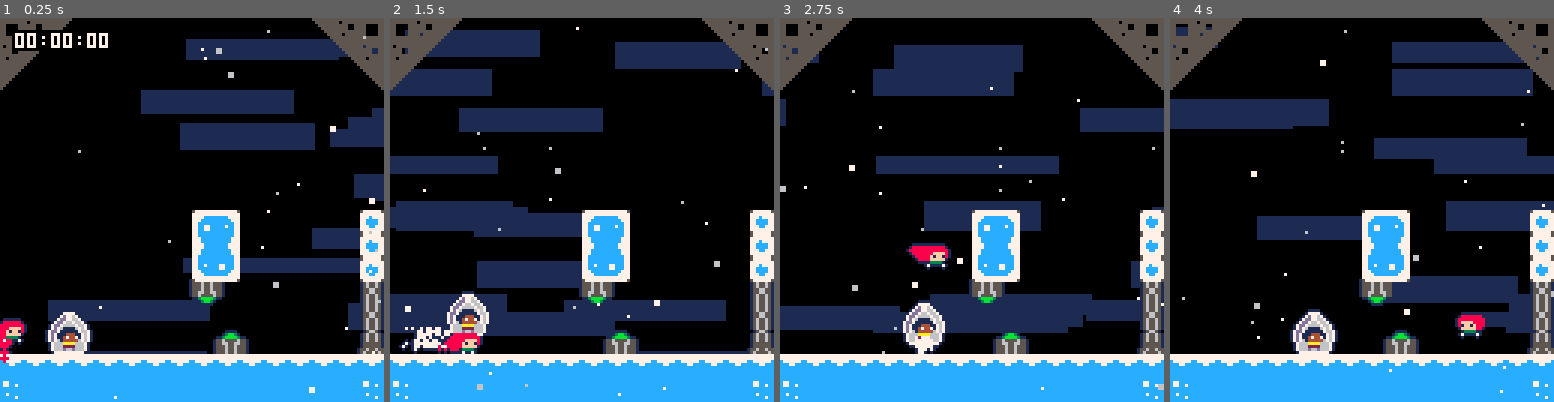
Above: before the commit, frames 1-4 (left to right).
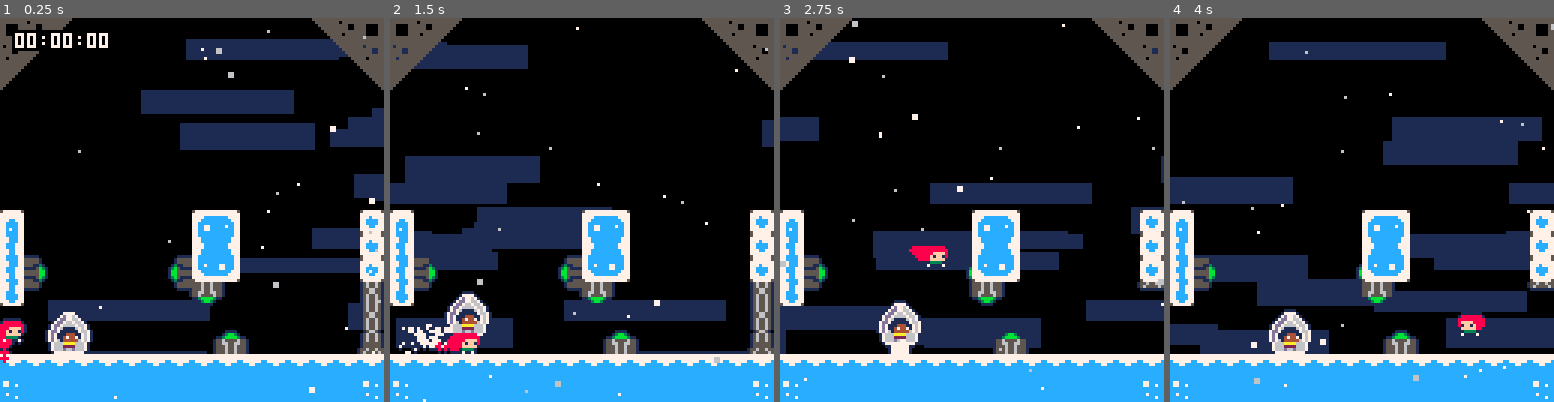
Above: after the commit, the same moments.

Repository: CelesteClassic/newleste.p8
Game: PICO-8 cartridge temple.p8
Two runs of this game, one before a commit and one after it. Both use one fixed random seed, a clock stepped at 60 frames per second and the inputs below.
Inputs:
- Up to frame 1 (0.25 s): no input
- Up to frame 2 (1.5 s): tap X (X key) at 0.33, 1.07 s; tap O (Z key) at 0.7 s
- Up to frame 3 (2.75 s): hold Right 1.6-2.1 s; tap O (Z key) at 1.7, 2.1, 2.5 s; tap X (X key) at 1.85 s; hold Up 2.15-2.42 s; hold Right from 2.47 s (still down)
- Up to frame 4 (4 s): tap O (Z key) at 2.9, 3.3, 3.7 s; tap X (X key) at 2.97 s; release Right at 3.03 s; hold Left 3.08-3.58 s; hold Down 3.63-3.97 s

The runs differ from the first frame. In frame 1, 2.5% of the frame differs, in the area x 0-50%, y 50-75%; in frame 2, 23%; in frame 3, 25%; in frame 4, 34%, in the area x 0-100%, y 1-98%.

Commit message:
horizontal buttons functionality

Diff:
--- a/temple.p8
+++ b/temple.p8
@@ -984,22 +984,27 @@
   layer=0,
   init=function(this)
     this.solid_obj=true
-    this.hitbox=rectangle(0,3,10,5)
+
     this.ogy=this.y
+    this.ogx=this.x
     this.diry=this.spr==68 and 1 or this.spr==69 and -1 or 0
+    this.dirx=this.spr==83 and -1 or this.spr==99 and 1 or 0
+    this.hitbox=this.diry==0 and rectangle(this.dirx==1 and 3 or 0,0,5,10) or rectangle(0,3,10,5)
     this.t=0
   end,
   update=function(this)
     if not this.active then
-      local hit=this.check(player,0,-this.diry) or this.check(theo_crystal,0,-this.diry)
+      local hit=this.check(player,-this.dirx,-this.diry) or this.check(theo_crystal,-this.dirx,-this.diry)
       if hit then
         --<theo_crystal> --
-        if hit.type==theo_crystal or (hit.dash_effect_time>3 and sign(hit.dash_target_y)==this.diry) then
+        if hit.type==theo_crystal or (hit.dash_effect_time>3 and
+        (this.diry==0 or sign(hit.dash_target_y)==this.diry) and
+        (this.dirx==0 or sign(hit.dash_target_x)==this.dirx)) then
           if hit.type==theo_crystal then
             -- TODO: make theo not bounce off, after fixing solids system for theo
           end
           --</theo_crystal> --
-          this.spd.y=3*this.diry
+          this.spd=vector(3*this.dirx,3*this.diry)
           this.active=true
           local closest
           for o in all(objects) do
@@ -1016,23 +1021,27 @@
         this.spd.y=sign(this.ogy-this.y)
       end
     else
-      this.spd.y=mid(this.ogy+6*this.diry-this.y,3,-3)
+      this.spd=vector(mid(this.ogx+6*this.dirx-this.x,3,-3),mid(this.ogy+6*this.diry-this.y,3,-3))
     end
     this.t=(this.t+1)%45
   end,
   draw=function(this)
-    local l=this.t
-    local x,y=this.x,this.y
-    if this.diry==1 then
-      rectfill(x,y+3,x+9,y+7,6)
-      rectfill(x,y+mid(3,l+1,8),x+9,y+mid(3,l+3,8),11)
+    if this.diry==0 then
+      spr(83,this.x,this.y,1,1.25,this.dirx==1)
     else
-      rectfill(x,y,x+9,y+4,6)
-      rectfill(x,y-mid(-4,l-6,1),x+9,y-mid(-4,l-4,1),11)
-    end
-
-
-    spr(68,x,y,1.25,1,false,this.diry==-1)
+      local l=this.t
+      local x,y=this.x,this.y
+      if this.diry==1 then
+        rectfill(x,y+3,x+9,y+7,6)
+        rectfill(x,y+mid(3,l+1,8),x+9,y+mid(3,l+3,8),11)
+      else
+        rectfill(x,y,x+9,y+4,6)
+        rectfill(x,y-mid(-4,l-6,1),x+9,y-mid(-4,l-4,1),11) --TODO: tokens
+      end
+
+
+      spr(68,x,y,1.25,1,false,this.diry==-1)
+    end
     --rect(this.x,this.y,this.right(),this.bottom(),7)
   end
 }
@@ -1161,6 +1170,8 @@
   [67]=red_bubble,
   [68]=dash_switch,
   [69]=dash_switch,
+  [83]=dash_switch,
+  [99]=dash_switch,
   [82]=switch_door,
   [70]=theo_crystal,
 }
@@ -1792,16 +1803,16 @@
 099a0000009a0000000a000068888886555055055500000007d76111167670000000000000000000000000000000000000000000000000000000000000000000
 009a0000000a0000000a00000688886055505505550000007dd71111117667000000000000000000000000000000000000000000000000000000000000000000
 0aaa0000009a0000000a00000066660055505505550000007d711144411767000000000000000000000000000000000000000000000000000000000000000000
-06d6667006666d60050550505555000000000000000000007d711474471767000000000000000000000000000000000000000000000000000000000000000000
-6d666d6006d766d6050550505555000000000000000000007d761444446767000000000000000000000000000000000000000000000000000000000000000000
-d66dd8d00d8dd66d0550055055003000000000000000000007666aaaa66670000000000000000000000000000000000000000000000000000000000000000000
-676d6d6006d6d666055005500005b300000000000000000007666222266670000000000000000000000000000000000000000000000000000000000000000000
-666d66655666d676050550505555bb00000000000000000007666d66d66670000000000000000000000000000000000000000000000000000000000000000000
-6ddd6d5005d6ddd6050550505555bb00000000000000000000777777777700000000000000000000000000000000000000000000000000000000000000000000
-6d6ddd5555ddd6d6050550500005b300000000000000000000000000000000000000000000000000000000000000000000000000000000000000000000000000
-676d65500556d7660505505055003000000000000000000000000000000000000000000000000000000000000000000000000000000000000000000000000000
-676d65500556d6760050050055550000000000000000000000000000000000000000000000000000000000000000000000000000000000000000000000000000
-66dd65000056dd660505505055550000000000000000000000000000000000000000000000000000000000000000000000000000000000000000000000000000
+06d6667006666d60050550505555500000000000000000007d711474471767000000000000000000000000000000000000000000000000000000000000000000
+6d666d6006d766d6050550505555500000000000000000007d761444446767000000000000000000000000000000000000000000000000000000000000000000
+d66dd8d00d8dd66d0550055055500300000000000000000007666aaaa66670000000000000000000000000000000000000000000000000000000000000000000
+676d6d6006d6d6660550055000005b30000000000000000007666222266670000000000000000000000000000000000000000000000000000000000000000000
+666d66655666d6760505505055555bb0000000000000000007666d66d66670000000000000000000000000000000000000000000000000000000000000000000
+6ddd6d5005d6ddd60505505055555bb0000000000000000000777777777700000000000000000000000000000000000000000000000000000000000000000000
+6d6ddd5555ddd6d60505505000005b30000000000000000000000000000000000000000000000000000000000000000000000000000000000000000000000000
+676d65500556d7660505505055500300000000000000000000000000000000000000000000000000000000000000000000000000000000000000000000000000
+676d65500556d6760050050055555000000000000000000000000000000000000000000000000000000000000000000000000000000000000000000000000000
+66dd65000056dd660505505055555000000000000000000000000000000000000000000000000000000000000000000000000000000000000000000000000000
 6d8dd555555dd8d60505505000000000000000000000000000000000000000000000000000000000000000000000000000000000000000000000000000000000
 76dd6d6006d6dd660505505000000005000000000000000000000000000000000000000000000000000000000000000000000000000000000000000000000000
 666d76d00d66d66605555550000000b5000000000000000000000000000000000000000000000000000000000000000000000000000000000000000000000000
@@ -1958,10 +1969,10 @@
 0000000000000000000000000000000000000000000000000000000000000000000000000000000000000000000000000000000000000000000000000000000000000000000000000000000000000000000000000000000000000000000000000000000000000000000000000000000000000000000000000000000000000000
 0000000000000000000000000000000000000000000000000000000000000000000000000000000000000000000000000000000000000000000000000000000000000000000000000000000000000000000000000000000000000000000000000000000000000000000000000000000000000000000000000000000000000000
 0000000000000000000000000000000000000000000000000000000000000000000000000000000000000000000000000000000000000000000000000000000000000000000000000000000000000000000000000000000000000000000000000000000000000000000000000000000000000000000000000000000000000000
-0000000000000000212300000000002000000000000000000000000000000000000000000000000000000000000000000000000000000000000000000000000000000000000000000000000000000000000000000000000000000000000000000000000000000000000000000000000000000000000000000000000000000000
-0000000000000000242600000000002000000000000000000000000000000000000000000000000000000000000000000000000000000000000000000000000000000000000000000000000000000000000000000000000000000000000000000000000000000000000000000000000000000000000000000000000000000000
-00000000000000003133000000000020000000000a0000000000000000000000000000000000000000000000000000000000000000000000000000000000000000000000000000000000000000000000000000000000000000000000000000000000000000000000000000000000000000000000000000000000000000000000
-0000000000000000450000000000005200000000000000000000000000000000000000000000000000000000000000000000000000000000000000000000000000000000000000000000000000000000000000000000000000000000000000000000000000000000000000000000000000000000000000000000000000000000
+2700000000000000212300000000002000000000000000000000000000000000000000000000000000000000000000000000000000000000000000000000000000000000000000000000000000000000000000000000000000000000000000000000000000000000000000000000000000000000000000000000000000000000
+3000000000000000242600000000002000000000000000000000000000000000000000000000000000000000000000000000000000000000000000000000000000000000000000000000000000000000000000000000000000000000000000000000000000000000000000000000000000000000000000000000000000000000
+30530000000000633133000000000020000000000a0000000000000000000000000000000000000000000000000000000000000000000000000000000000000000000000000000000000000000000000000000000000000000000000000000000000000000000000000000000000000000000000000000000000000000000000
+3700000000000000450000000000005200000000000000000000000000000000000000000000000000000000000000000000000000000000000000000000000000000000000000000000000000000000000000000000000000000000000000000000000000000000000000000000000000000000000000000000000000000000
 0000000000000000000000000000000000000000000000000000000000000000000000000000000000000000000000000000000000000000000000000000000000000000000000000000000000000000000000000000000000000000000000000000000000000000000000000000000000000000000000000000000000000000
 0100460000000000004400000000000001000000000000000000000000000000000000000000000000000000000000000000000000000000000000000000000000000000000000000000000000000000000000000000000000000000000000000000000000000000000000000000000000000000000000000000000000000000
 2222222222222222222222222222222223000000000000000000000000000000000000000000000000000000000000000000000000000000000000000000000000000000000000000000000000000000000000000000000000000000000000000000000000000000000000000000000000000000000000000000000000000000
